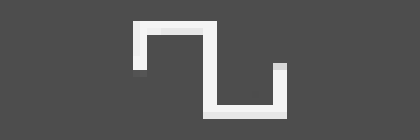
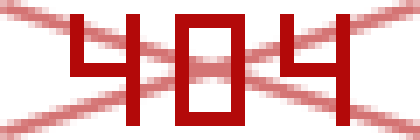
Before/after of a w=420, h=140 layered artwork. What changed in the layer stack:
added group "404" (1st of 2) with 7 layers above "ad_Square" over [0, 0, 420, 140]
added group "cross" (57%) with 2 layers in group "404" over [0, 0, 420, 140]
added layer "Line 3 copy" in group "cross" over [0, 0, 420, 140]
added layer "Line 3" in group "cross" over [0, 0, 420, 140]
added group "404" (2nd of 2, in "404") with 3 layers in group "404" over [70, 14, 350, 126]
added layer "4" (1st of 2, in "404" › "404") in group "404" over [280, 14, 350, 126]
added layer "0" in group "404" over [175, 14, 245, 126]
added layer "4" (2nd of 2, in "404" › "404") in group "404" over [70, 14, 140, 126]
hid "ad_Square" over [133, 21, 287, 119]
hid "bg" over [0, 0, 420, 140]
